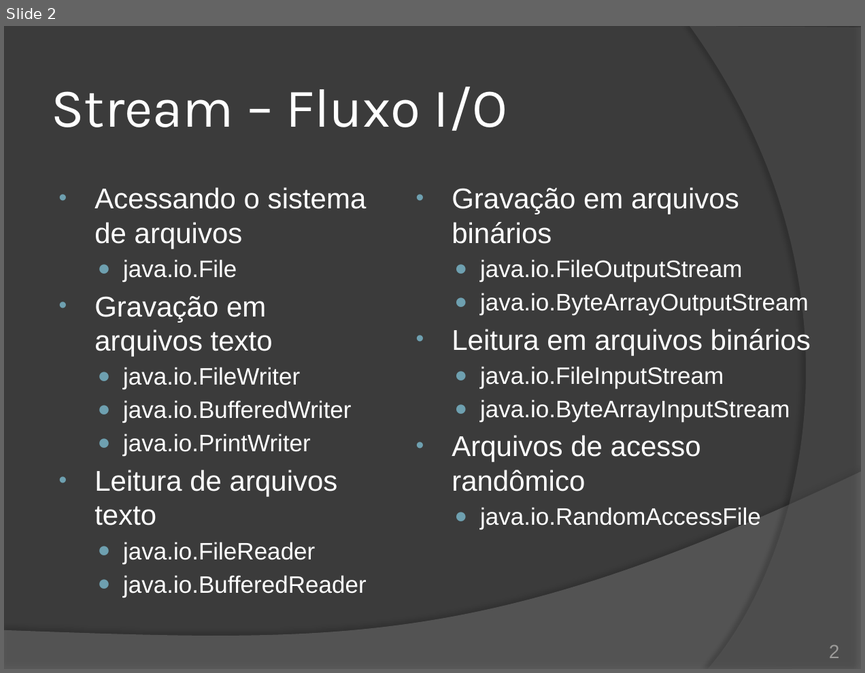
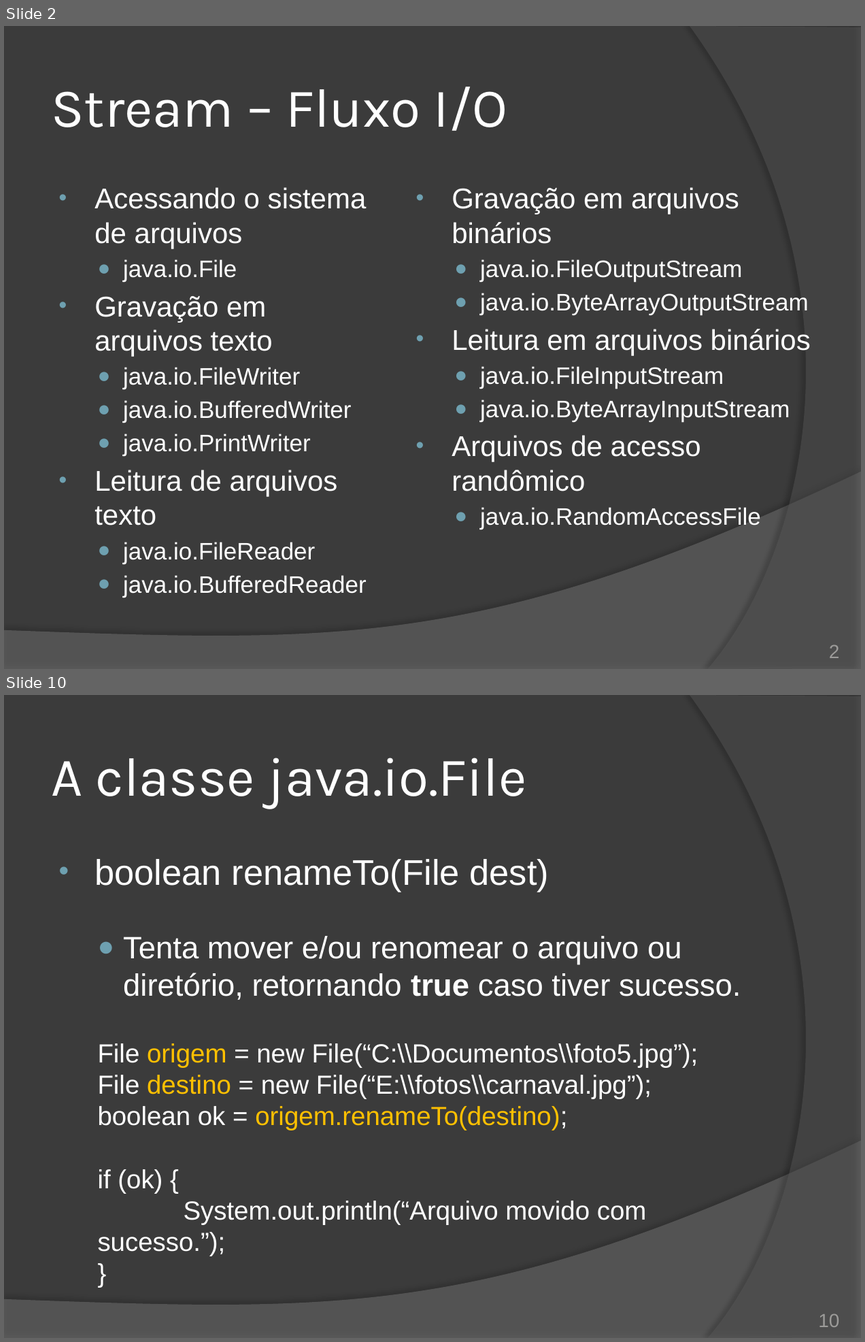
Before and after one commit to duchesqui/slzvieira-training, a slide deck: 2-Java-Programmer-Modulo-II/16.Capitulo10.pptx. Shown one above the other, each under a label of ours: slide 2 before the commit, slides 2 and 10 after it; the slides between them are not shown. The pictures are 865x673 and 865x1342 pixels, drawn with LibreOffice and Linux fonts; fonts in the diff are those of the drawing. Boxes give left, top, right and bottom in pixels: in the first picture for what was removed or moved away, otherwise in the second. Text is boxed around its words. In the diff, an @@ line names an element or a change of style, - is before the commit and + after.

Commit message:
Capítulo 10: Java I/O - Manipulação do sistema de arquivos com a classe File

```diff
--- a/2-Java-Programmer-Modulo-II/16.Capitulo10.pptx
+++ b/2-Java-Programmer-Modulo-II/16.Capitulo10.pptx
@@ slide 10 added at [4,695,861,1338], background #3B3B3B; not listed: 2 template elements that a slide beside it also shows @@
@@ title added at [51,758,527,809], 46 pt, text #FFFFFF @@
+A classe java.io.File
@@ text added at [94,859,741,1256], 22 pt, text #FFFFFF @@
+• boolean renameTo(File dest)
+  ● Tenta mover e/ou renomear o arquivo ou diretório, retornando true caso tiver sucesso.
+File origem = new File(“C:\\Documentos\\foto5.jpg”);
+File destino = new File(“E:\\fotos\\carnaval.jpg”);
+boolean ok = origem.renameTo(destino);
+if (ok) {
+System.out.println(“Arquivo movido com sucesso.”);
+}
@@ page number added at [818,1314,839,1327], 16 pt, text #9D9B9A @@
+10
```
Also in this commit, not shown: 2 slides changed, 20 other slides added.
